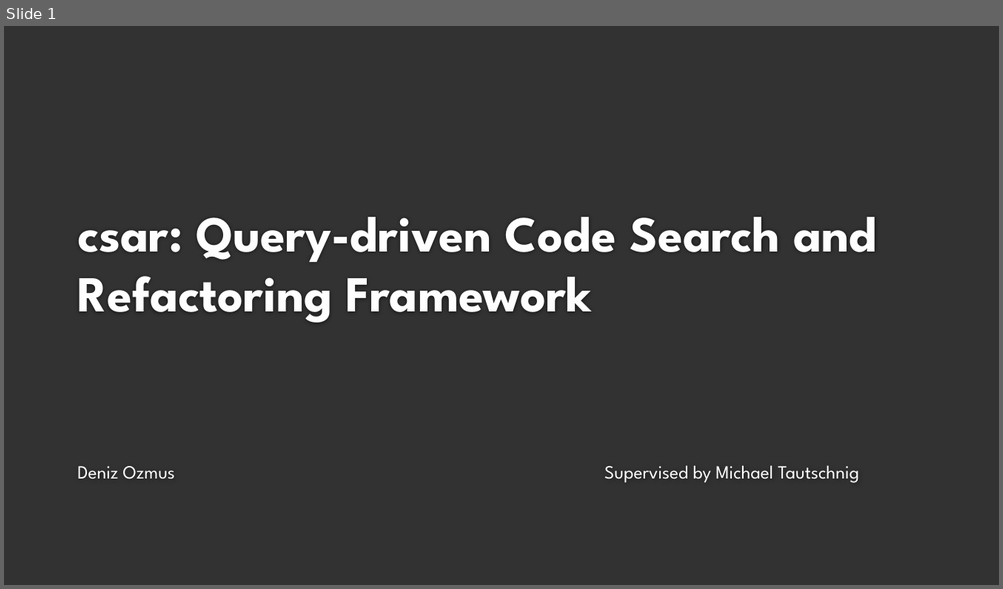
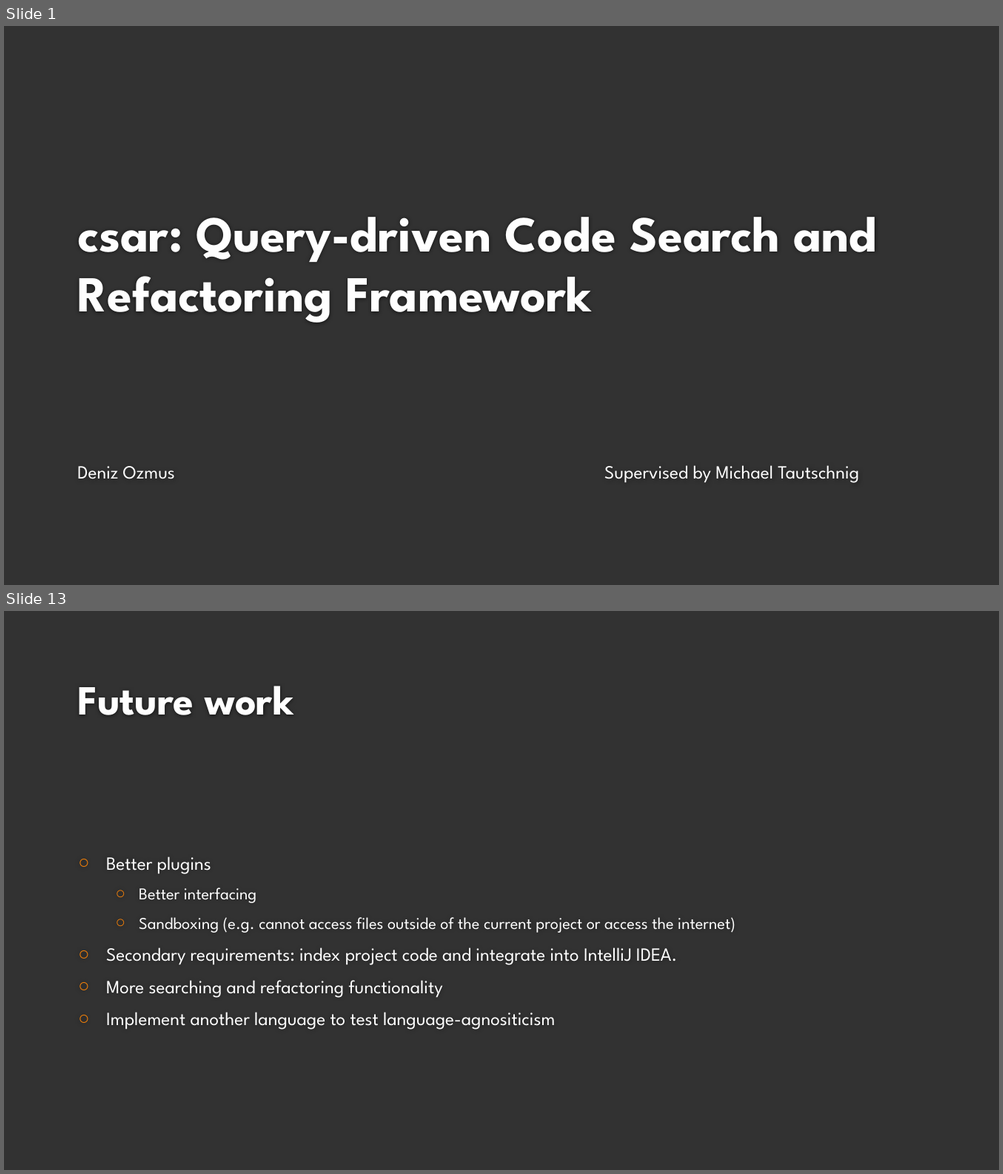
Before and after one commit to dozmus/csar, a slide deck: design-docs/Viva.pptx. Shown one above the other, each under a label of ours: slide 1 before the commit, slides 1 and 13 after it; the slides between them are not shown. The pictures are 1003x589 and 1003x1174 pixels, drawn with LibreOffice and Linux fonts; fonts in the diff are those of the drawing; background and template pictures are left out. Boxes give left, top, right and bottom in pixels: in the first picture for what was removed or moved away, otherwise in the second. Text is boxed around its words. In the diff, an @@ line names an element or a change of style, - is before the commit and + after.

```diff
--- a/design-docs/Viva.pptx
+++ b/design-docs/Viva.pptx
@@ slide 13 added at (4,611,999,1170), background #323232 @@
@@ title added at (77,686,293,715), 40 pt, text #FEFEFE, bold @@
+Future work
@@ text added at (106,857,735,1030), 18 pt, text #FFFFFF @@
+○ Better plugins
+  ○ Better interfacing
+  ○ Sandboxing (e.g. cannot access files outside of the current project or access the internet)
+○ Secondary requirements: index project code and integrate into IntelliJ IDEA.
+○ More searching and refactoring functionality
+○ Implement another language to test language-agnositicism
```
Also in this commit, not shown: 6 slides changed, 6 other slides added, 2 slides removed.
